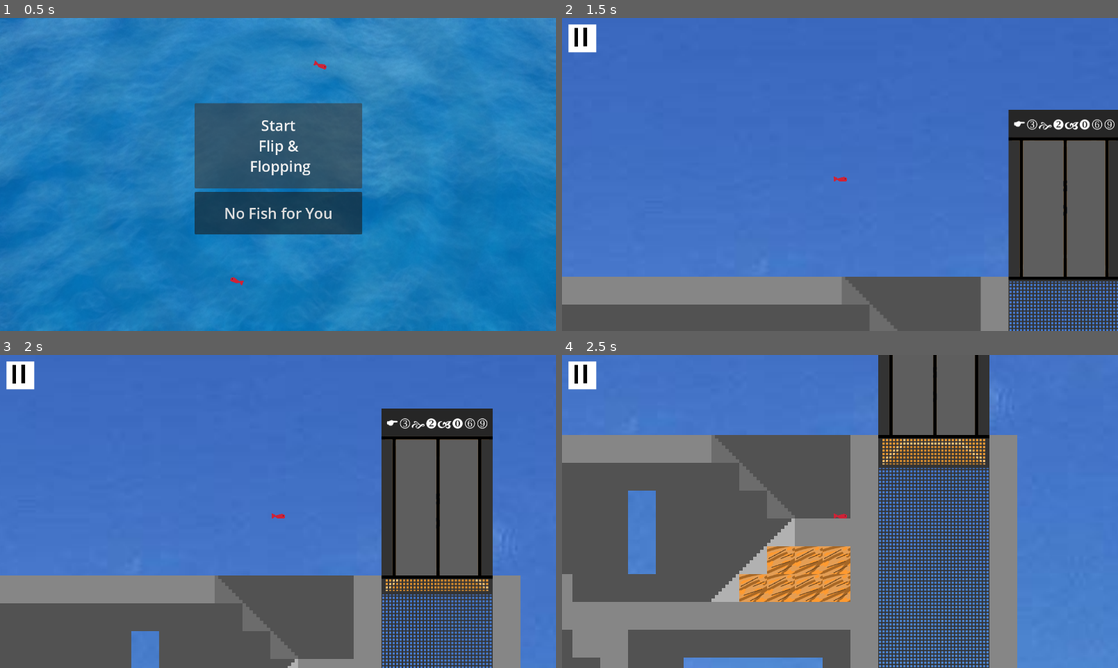
Above: before the commit, frames 1-4 (two rows, left to right).
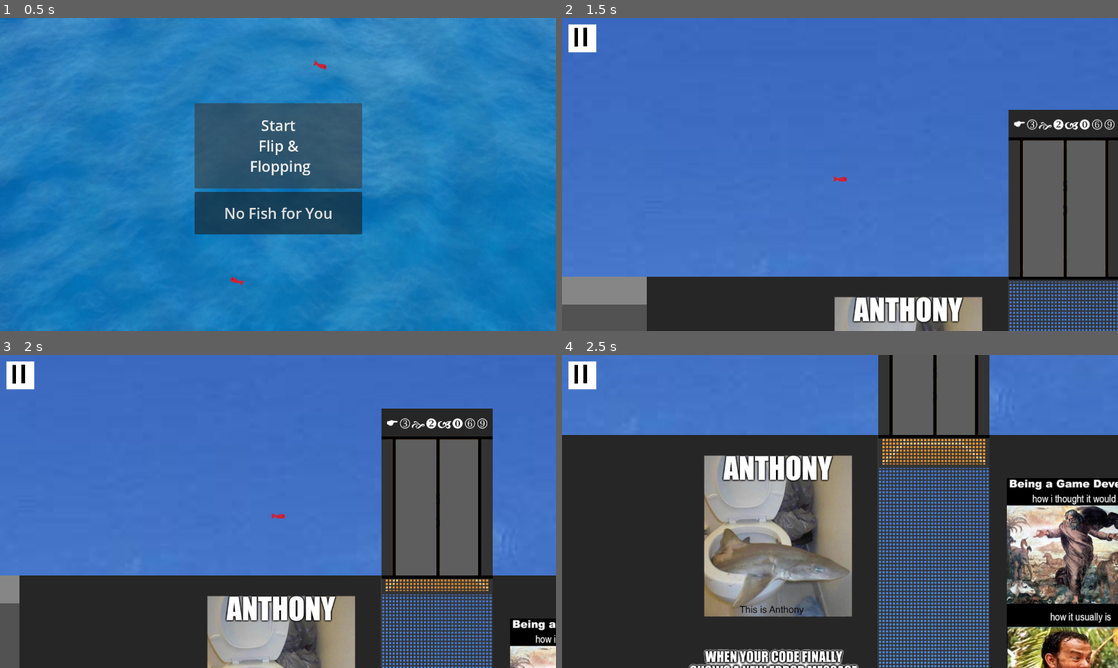
Above: after the commit, the same moments.

Repository: SweetFrontier/Fish
Game: Godot game, scene res://Scenes/Screens/godotSplashscreen.tscn
The game is run twice, just before and just after one commit, with the same random seed, the same clock (stepped at 60 frames per second) and the same inputs.
Inputs (mouse positions are in pixels of both pictures, inside the frame that each line leads up to):
- Up to frame 1 (0.5 s): no input
- Up to frame 2 (1.5 s): click "Start Flip & Flopping" at 0.5 s; tap Enter at 1.25 s; move the mouse to (962, 158) at 1.27 s; hold Left (ui_right) from 1.28 s (still down); hold F from 1.28 s (still down); click (962, 158) at 1.42 s
- Up to frame 3 (2 s): keep holding Left (ui_right); keep holding F
- Up to frame 4 (2.5 s): keep holding Left (ui_right); move the mouse to (728, 527) at 2.02 s; release F at 2.03 s; tap F at 2.1 s

Frame 1 is identical in both runs. In frame 2, 11% of the frame differs, in the area x 15-100%, y 82-100%; in frame 3, 22%; in frame 4, 58%, in the area x 0-100%, y 25-100%.

Commit message:
Elevator

Diff:
--- a/Scenes/Elevator.tscn
+++ b/Scenes/Elevator.tscn
@@ -1,8 +1,12 @@
-[gd_scene load_steps=8 format=3 uid="uid://cveytbhngs47s"]
+[gd_scene load_steps=12 format=3 uid="uid://cveytbhngs47s"]
 
-[ext_resource type="Texture2D" uid="uid://byvoyu5r3lfxn" path="res://Art/ElevatorOpen.png" id="1_ym2or"]
+[ext_resource type="Texture2D" uid="uid://byvoyu5r3lfxn" path="res://Art/Elevator/ElevatorOpen.png" id="1_ym2or"]
 [ext_resource type="Script" path="res://Scripts/Elevator.gd" id="2_nhjnr"]
-[ext_resource type="Texture2D" uid="uid://qefo2eaojtou" path="res://Art/ElevatorBackground.png" id="3_2nvck"]
+[ext_resource type="Texture2D" uid="uid://qefo2eaojtou" path="res://Art/Elevator/ElevatorBackground.png" id="3_2nvck"]
+[ext_resource type="Texture2D" uid="uid://5b2i838kp4j7" path="res://Art/Elevator/Memes.png" id="3_87hsu"]
+[ext_resource type="Texture2D" uid="uid://dym5tiye8h3sr" path="res://Art/Elevator/Grate.png" id="4_cooq1"]
+[ext_resource type="Texture2D" uid="uid://bhjbfqbccidat" path="res://Art/Elevator/Door.jpg" id="4_m6ahg"]
+[ext_resource type="Texture2D" uid="uid://6pn2pjgaptfl" path="res://Art/Elevator/DoorOrginal.png" id="5_lcev8"]
 
 [sub_resource type="RectangleShape2D" id="RectangleShape2D_lswfj"]
 size = Vector2(121, 312)
@@ -47,6 +51,36 @@
 position = Vector2(127.5, 227)
 shape = SubResource("RectangleShape2D_lswfj")
 
+[node name="TextureRect2" type="TextureRect" parent="Elevator"]
+visible = false
+z_index = 11
+offset_left = -833.0
+offset_top = 384.0
+offset_right = 1087.0
+offset_bottom = 2304.0
+texture = ExtResource("3_87hsu")
+
+[node name="Node" type="Node2D" parent="Elevator"]
+visible = false
+
+[node name="TextureRect3" type="TextureRect" parent="Elevator/Node"]
+z_index = 11
+offset_left = -530.0
+offset_top = 1772.0
+offset_right = -30.0
+offset_bottom = 2272.0
+texture = ExtResource("4_m6ahg")
+
+[node name="TextureRect4" type="TextureRect" parent="Elevator/Node"]
+z_index = 11
+offset_left = 283.0
+offset_top = 1826.0
+offset_right = 830.909
+offset_bottom = 2326.0
+scale = Vector2(0.882355, 0.882355)
+texture = ExtResource("5_lcev8")
+expand_mode = 3
+
 [node name="Blocker" type="StaticBody2D" parent="."]
 
 [node name="TextureRect" type="TextureRect" parent="Blocker"]
@@ -68,5 +102,15 @@
 "": SubResource("AnimationLibrary_rb1kc")
 }
 
+[node name="Grate" type="TextureRect" parent="."]
+z_index = 11
+offset_top = 384.0
+offset_right = 256.0
+offset_bottom = 2304.0
+texture = ExtResource("4_cooq1")
+
+[node name="MemeWall" type="Node" parent="."]
+
 [connection signal="body_shape_entered" from="Elevator" to="Elevator" method="_on_body_shape_entered"]
 [connection signal="body_shape_exited" from="Elevator" to="Elevator" method="_on_body_shape_exited"]
+[connection signal="animation_finished" from="AnimationPlayer" to="Elevator" method="_on_animation_player_animation_finished"]
--- a/Scenes/Main.tscn
+++ b/Scenes/Main.tscn
@@ -3,8 +3,9 @@
 [ext_resource type="PackedScene" uid="uid://c70j06kp51u3u" path="res://Scenes/TileMaps.tscn" id="1_d6tib"]
 [ext_resource type="PackedScene" uid="uid://cveytbhngs47s" path="res://Scenes/Elevator.tscn" id="2_4pedu"]
 [ext_resource type="PackedScene" uid="uid://2vy2j7iddkmf" path="res://Scenes/fish.tscn" id="2_48kp2"]
-[ext_resource type="Texture2D" uid="uid://dym5tiye8h3sr" path="res://Art/Grate.png" id="4_bboge"]
+[ext_resource type="Texture2D" uid="uid://dym5tiye8h3sr" path="res://Art/Elevator/Grate.png" id="4_bboge"]
 [ext_resource type="PackedScene" uid="uid://dk1owjnbevvvu" path="res://Scenes/Screens/pauseMenu.tscn" id="5_15g76"]
+
 
 [node name="Main" type="Node2D"]
 
--- a/Scripts/Elevator.gd
+++ b/Scripts/Elevator.gd
@@ -13,11 +13,12 @@
 
 func _input(event):
 	if (fish_here and Input.is_key_pressed(KEY_F)):
-		$TextureRect.texture = load("res://Art/ElevatorClosed.png")
+		$TextureRect.texture = load("res://Art/Elevator/ElevatorClosed.png")
 		$TextureRect.z_index = 11
 		$"../Blocker/FloorCollision".disabled = true
 		$"../Blocker/BucketCollision".disabled = false
 		moving_down = true
+		$TextureRect2.visible = true
 
 
 func _on_body_shape_entered(body_rid: RID, body: Node2D, body_shape_index: int, local_shape_index: int) -> void:
@@ -26,3 +27,8 @@
 
 func _on_body_shape_exited(body_rid: RID, body: Node2D, body_shape_index: int, local_shape_index: int) -> void:
 	fish_here = false
+
+
+func _on_animation_player_animation_finished(anim_name: StringName) -> void:
+	if (anim_name == "level_down"):
+		$Node.visible = true
Binary file added: Art/Elevator/Door.jpg
Not shown, added: Art/Elevator/Door.jpg.import
Binary file added: Art/Elevator/DoorOrginal.png
Not shown, added: Art/Elevator/DoorOrginal.png.import
Renamed: Art/ElevatorBackground.png -> Art/Elevator/ElevatorBackground.png
Not shown, changed: Art/Elevator/ElevatorBackground.png.import
Binary file added: Art/Elevator/ElevatorClosed.png
Not shown, added: Art/Elevator/ElevatorClosed.png.import
Renamed: Art/ElevatorOpen.png -> Art/Elevator/ElevatorOpen.png
Not shown, changed: Art/Elevator/ElevatorOpen.png.import
Binary file added: Art/Elevator/Grate.png
Not shown, changed: Art/Elevator/Grate.png.import
(and 4 more such lines)
